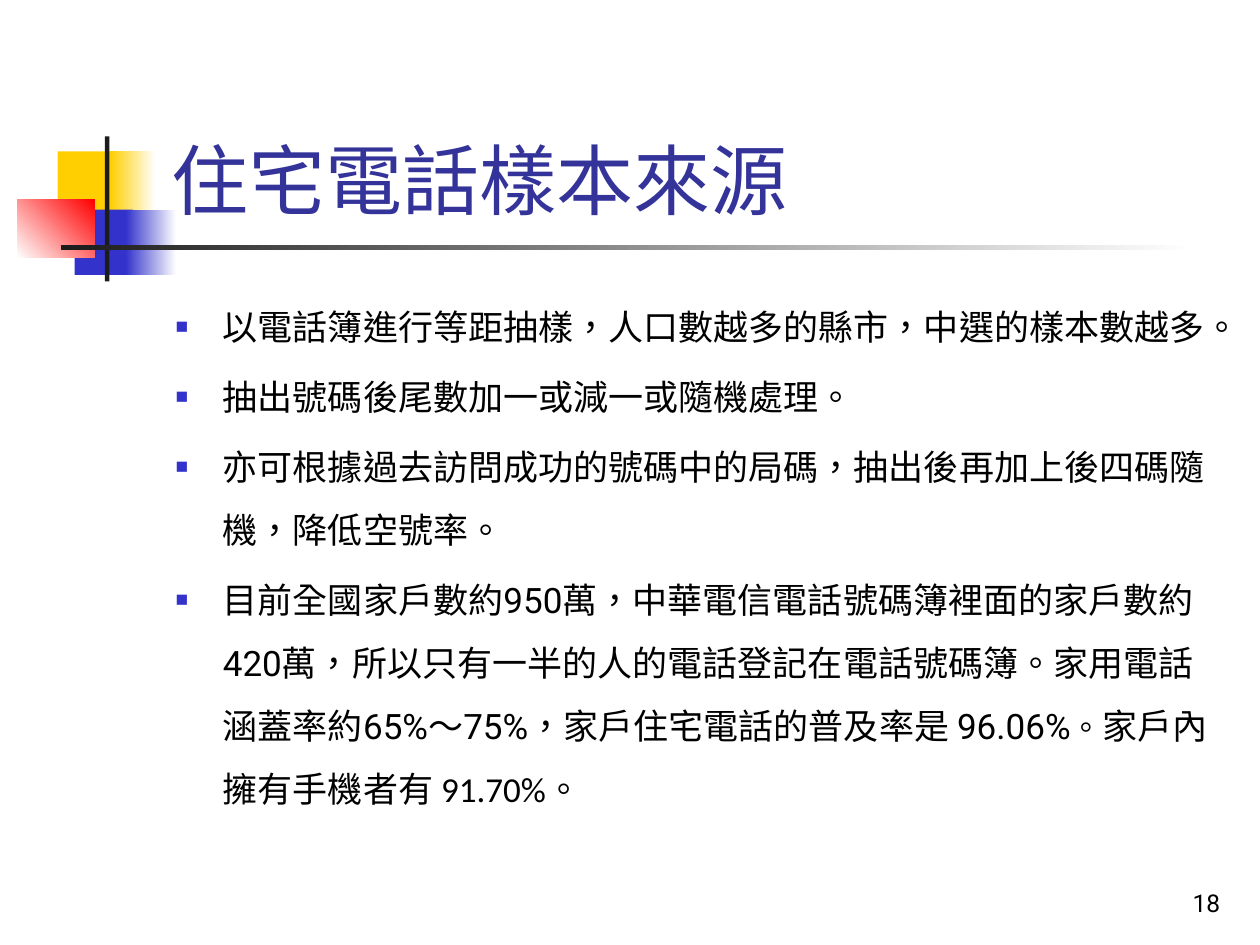
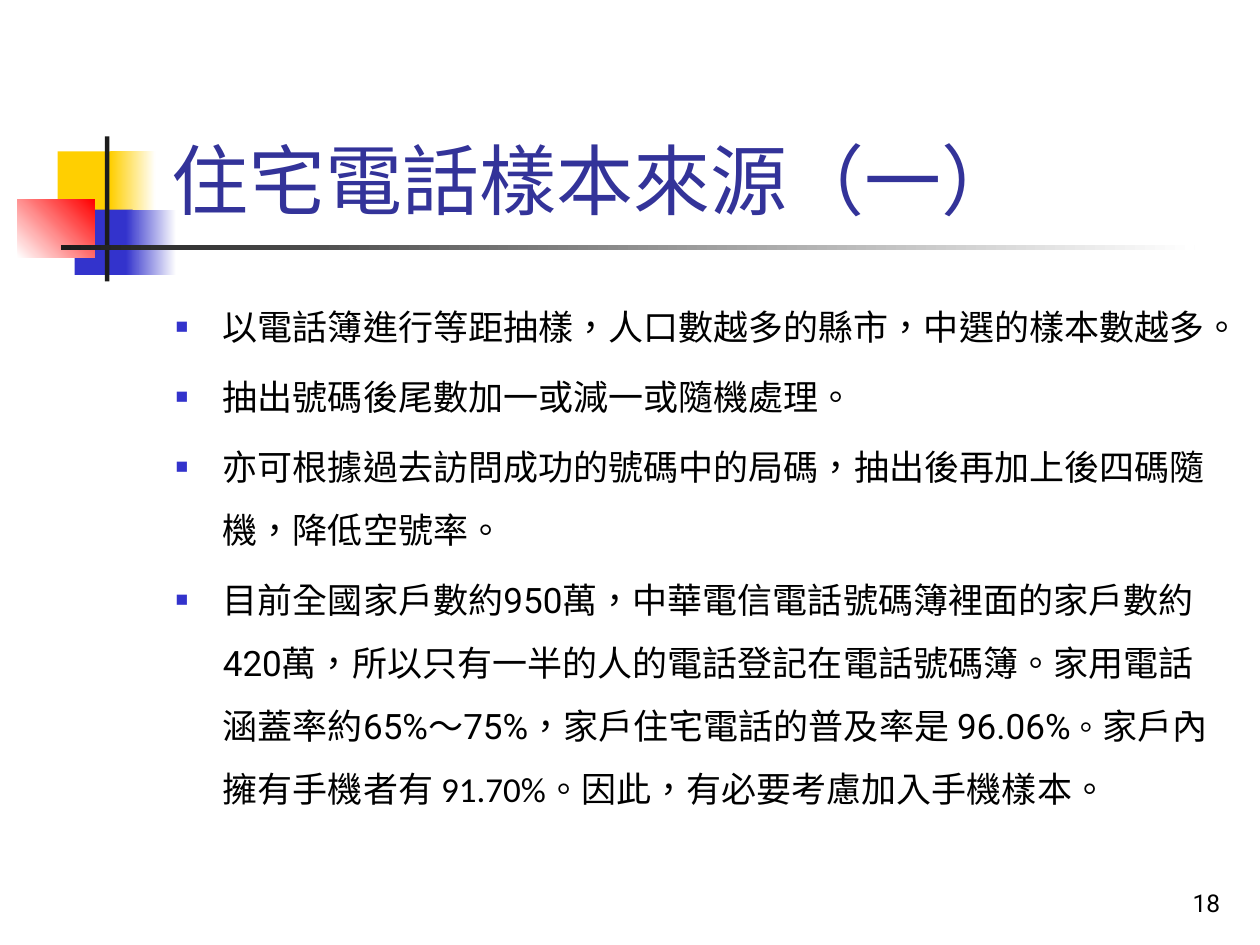
Before and after one commit to TsaiChiahung/PublicOpinion2026, a slide deck: slide 18 of 投影片/民意與調查Week3.pptx. Drawn at 1260x945 pixels with LibreOffice and Linux fonts; fonts in the diff are those of the drawing. Boxes give left, top, right and bottom in pixels: in the first picture for what was removed or moved away, otherwise in the second. Text is boxed around its words. In the diff, an @@ line names an element or a change of style, - is before the commit and + after.

```diff
--- a/投影片/民意與調查Week3.pptx
+++ b/投影片/民意與調查Week3.pptx
@@ title at (171, 143, 1018, 216): text changed @@
-住宅電話樣本來源
+住宅電話樣本來源（一）
@@ text at (223, 583, 1207, 805): text changed @@
-■ 目前全國家戶數約950萬，中華電信電話號碼簿裡面的家戶數約420萬，所以只有一半的人的電話登記在電話號碼簿。家用電話涵蓋率約65%～75%，家戶住宅電話的普及率是 96.06%。家戶內擁有手機者有 91.70%。
+■ 目前全國家戶數約950萬，中華電信電話號碼簿裡面的家戶數約420萬，所以只有一半的人的電話登記在電話號碼簿。家用電話涵蓋率約65%～75%，家戶住宅電話的普及率是 96.06%。家戶內擁有手機者有 91.70%。因此，有必要考慮加入手機樣本。
```
Also in this commit, not shown: 8 other slides changed, 3 slides added, 2 slides removed, 1 other file.
